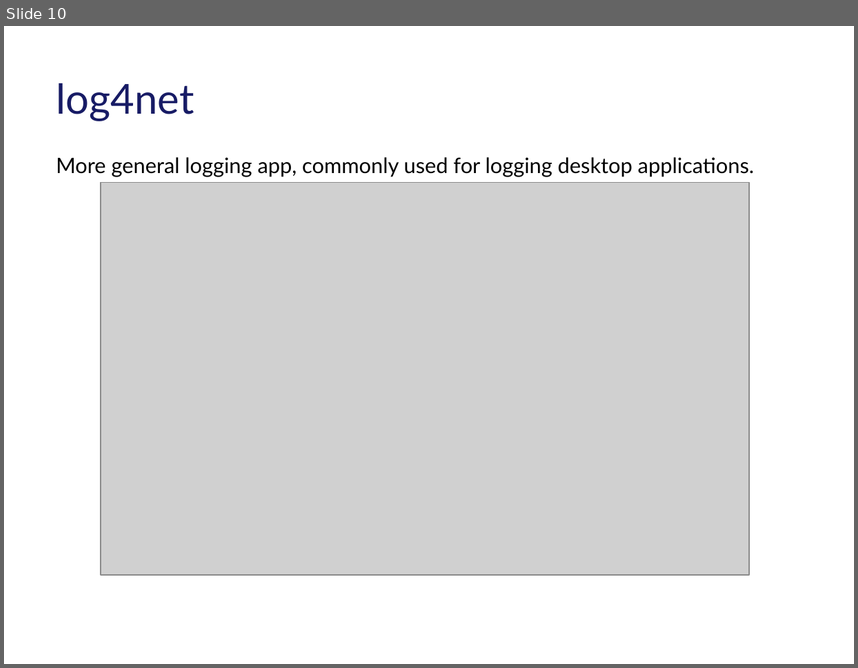
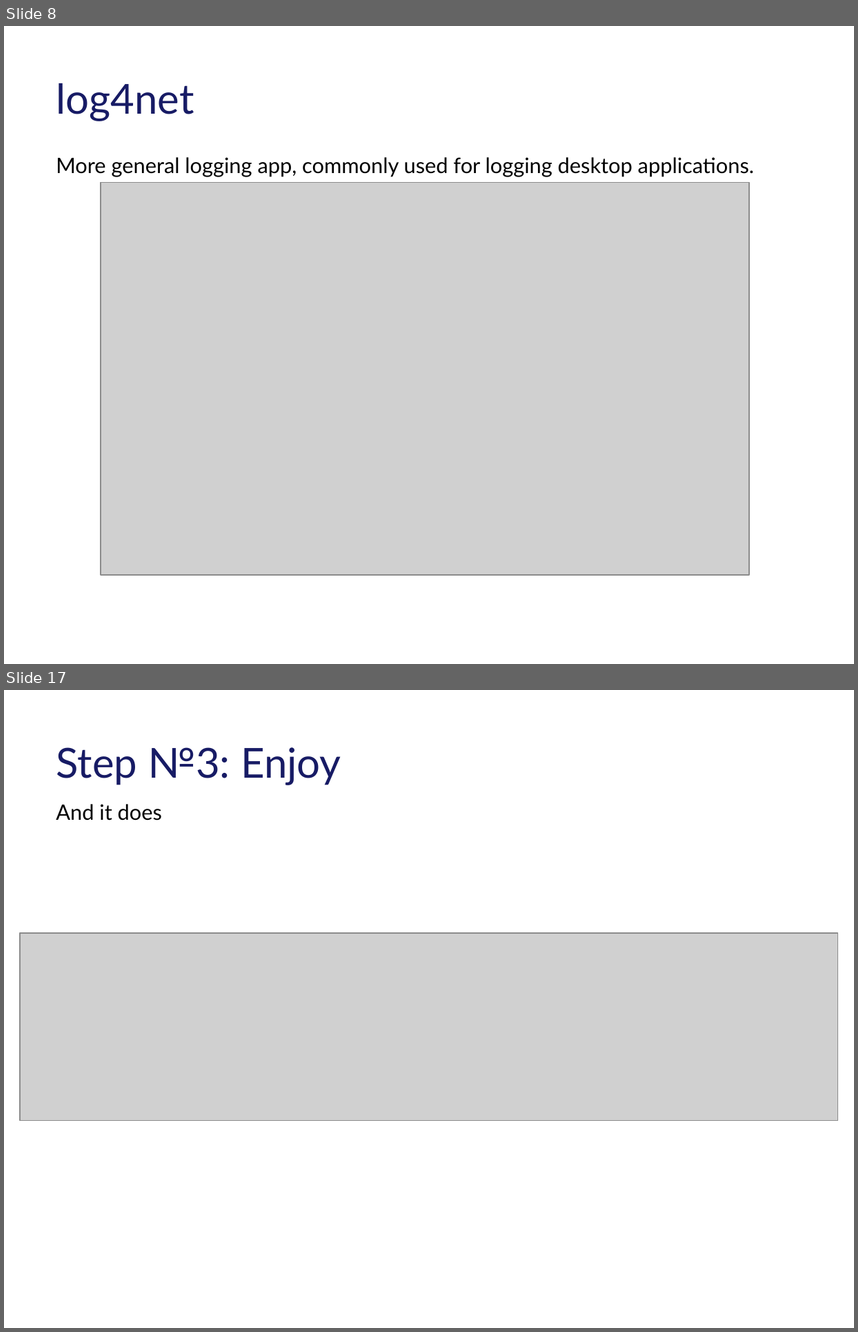
Before and after one commit to tarasiscom/Lv-273, a slide deck: education/Exception_Handling_In_Core_Puhach_Ivan.pptx. Shown one above the other, each under a label of ours: slide 10 before the commit, slides 8 and 17 after it; the slides between them are not shown. The pictures are 858x668 and 858x1332 pixels, drawn with LibreOffice and Linux fonts; fonts in the diff are those of the drawing; grey boxes stand for pictures; background and template pictures are left out. Boxes give left, top, right and bottom in pixels: in the first picture for what was removed or moved away, otherwise in the second. Text is boxed around its words. In the diff, an @@ line names an element or a change of style, - is before the commit and + after.

```diff
--- a/education/Exception_Handling_In_Core_Puhach_Ivan.pptx
+++ b/education/Exception_Handling_In_Core_Puhach_Ivan.pptx
@@ slide 17 added at (4, 690, 854, 1328), background #FFFFFF @@
@@ title added at (56, 747, 341, 785), 35 pt, text #171B65 @@
+Step №3: Enjoy
@@ text added at (56, 804, 162, 820), 18 pt, text #000000 @@
+And it does
@@ picture added at (20, 933, 838, 1120) @@
@@ what was slide 10 is now slide 8 @@
```
Also in this commit, not shown: 2 slides changed, 8 other slides added, 2 slides removed.
